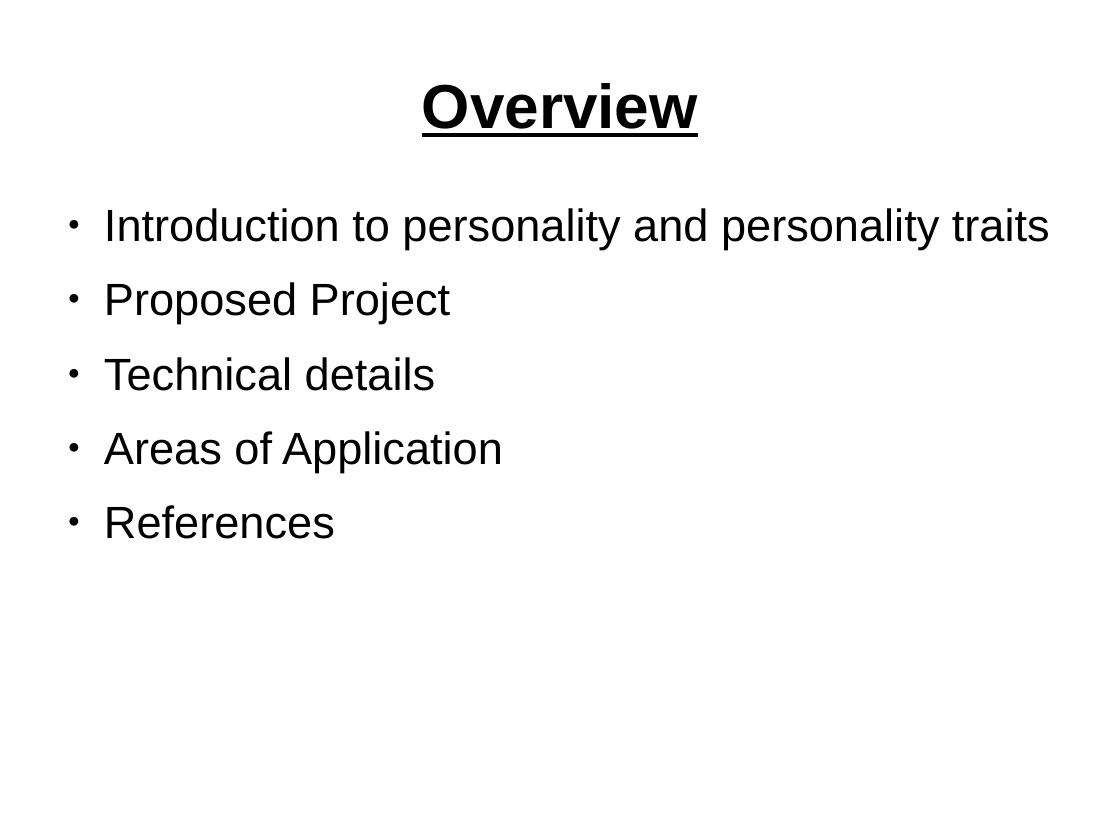
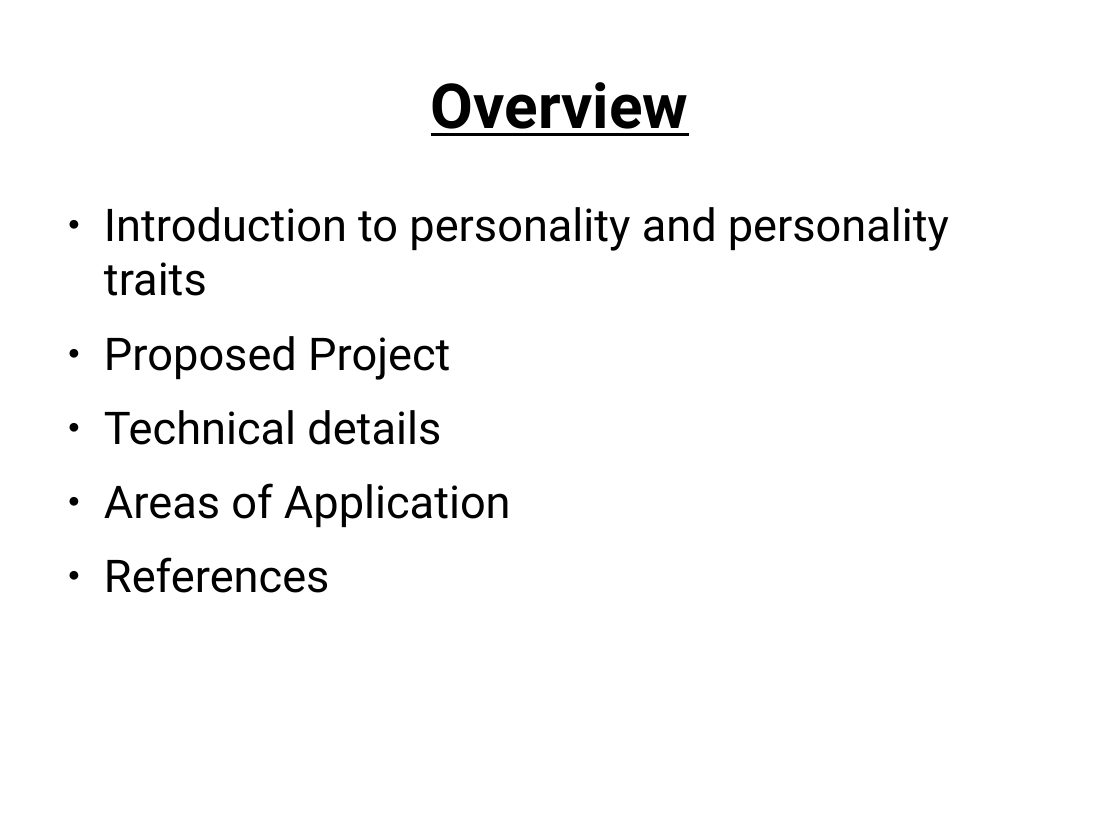
Before and after one commit to niyasc/Personality-Prediction-using-facebook-profile, a slide deck: slide 2 of Presentations/first.odp. Drawn at 1120x840 pixels with LibreOffice and Linux fonts; fonts in the diff are those of the drawing. Boxes give left, top, right and bottom in pixels: in the first picture for what was removed or moved away, otherwise in the second. Text is boxed around its words. In the diff, an @@ line names an element or a change of style, - is before the commit and + after.

```diff
--- a/Presentations/first.odp
+++ b/Presentations/first.odp
@@ title "Overview" at [431,82,688,136]: font Arial to Roboto @@
@@ text "Introduction to personality and personality ..." at [104,207,949,593]: font Arial to Roboto @@
```
Also in this commit, not shown: 4 other slides changed, 24 other files.
